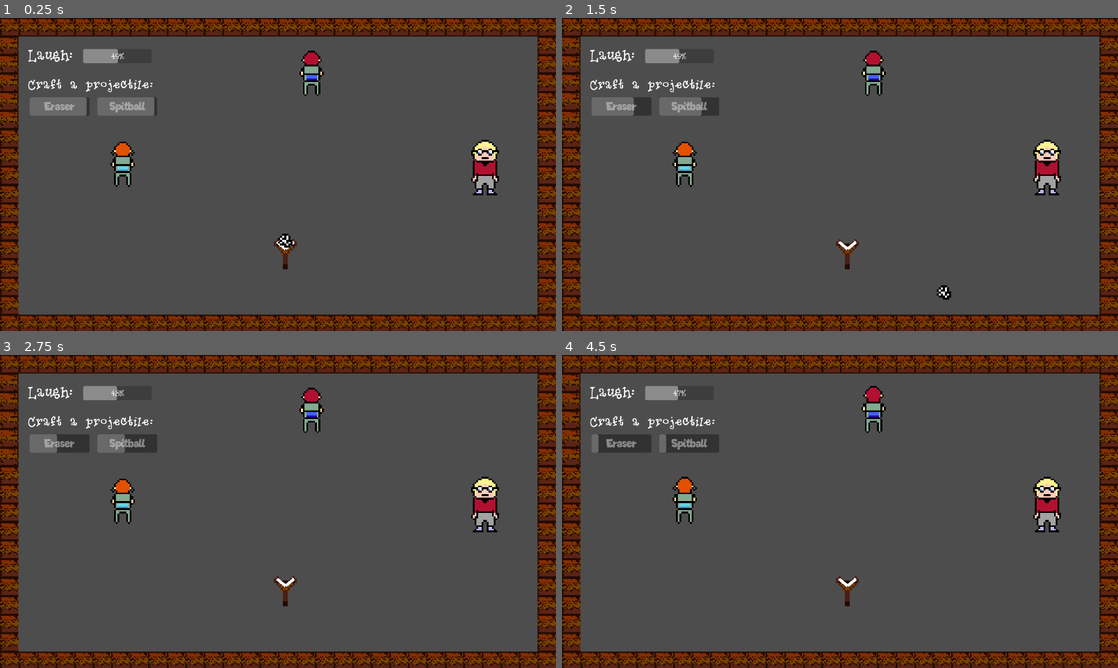
Above: before the commit, frames 1-4 (two rows, left to right).
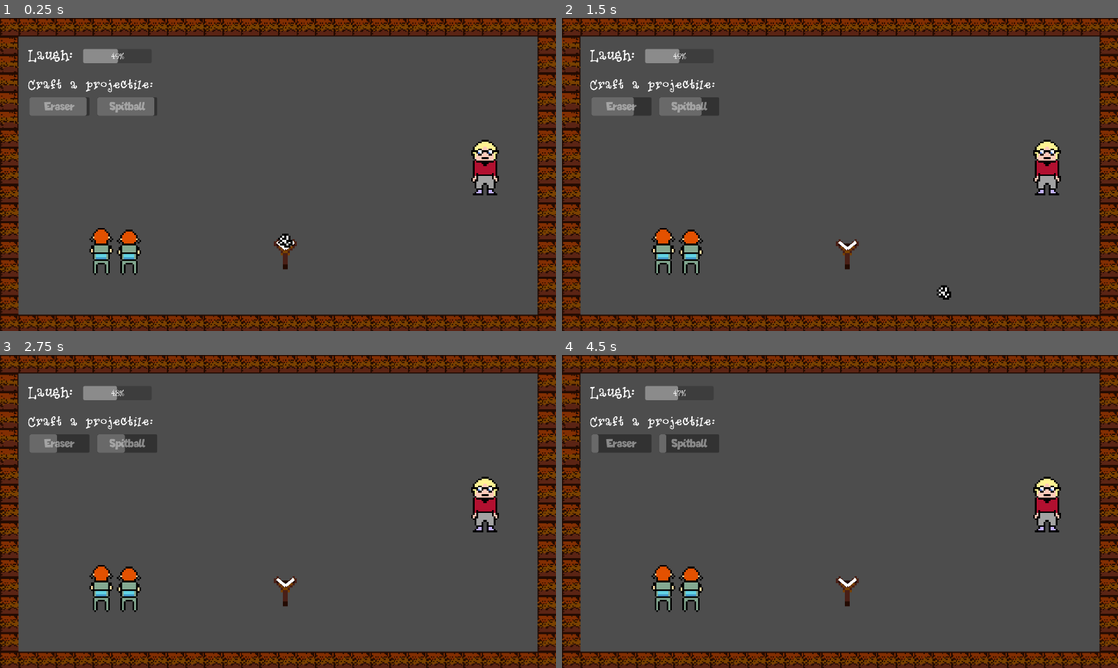
Above: after the commit, the same moments.

Repository: krisp3t/ggj2024
Game: Godot game, scene res://scenes/Level.tscn
Two runs of this game, one before a commit and one after it. Both use one fixed random seed, a clock stepped at 60 frames per second and the inputs below.
Inputs (mouse positions are in pixels of both pictures, inside the frame that each line leads up to):
- Up to frame 1 (0.25 s): no input
- Up to frame 2 (1.5 s): move the mouse to (845, 249) at 0.52 s; press the mouse at (845, 249) at 0.53 s; move the mouse to (728, 190) at 1.27 s; release the mouse at (728, 190) at 1.28 s; click (728, 190) at 1.35 s
- Up to frame 3 (2.75 s): move the mouse to (333, 442) at 2.02 s; press the mouse at (333, 442) at 2.03 s
- Up to frame 4 (4.5 s): move the mouse to (812, 574) at 2.77 s; release the mouse at (812, 574) at 2.78 s; click (812, 574) at 2.85 s; move the mouse to (1006, 558) at 3.52 s; press the mouse at (1006, 558) at 3.53 s; move the mouse to (673, 464) at 4.27 s; release the mouse at (673, 464) at 4.28 s; click (673, 464) at 4.35 s

The runs differ from the first frame. In frame 1, 1.6% of the frame differs, in the area x 16-59%, y 10-83%; in frame 2, 1.6%; in frame 3, 1.6%; in frame 4, 1.7%, in the area x 16-59%, y 9-83%.

Commit message:
Revert "Bla"
This reverts commit 67ed4750b0a806f9f0a2deb4cc33049f9e6d9558.

Diff:
--- a/scenes/Enemy.gd
+++ b/scenes/Enemy.gd
@@ -3,9 +3,8 @@
 
 func _ready():
 	set_freeze_enabled(true);
-
+	$AnimatedSprite2D.play();
 	$AnimatedSprite2D.sprite_frames = sprite;
-	$AnimatedSprite2D.play();
 
 func _process(delta):
 	pass
--- a/scenes/Level.tscn
+++ b/scenes/Level.tscn
@@ -8,10 +8,9 @@
 [ext_resource type="PackedScene" uid="uid://bmuedem6qyet0" path="res://scenes/Slingshot.tscn" id="3_pd07g"]
 [ext_resource type="PackedScene" uid="uid://va0w2xx6kel4" path="res://scenes/Projectile.tscn" id="4_w86ld"]
 [ext_resource type="PackedScene" uid="uid://cim0uqp76txk8" path="res://scenes/Player.tscn" id="5_yj8tj"]
-[ext_resource type="PackedScene" path="res://scenes/Enemy.tscn" id="6_f3kji"]
+[ext_resource type="PackedScene" uid="uid://c4kpq2pm26shs" path="res://scenes/Enemy.tscn" id="6_f3kji"]
 [ext_resource type="PackedScene" uid="uid://tj3mfref5dug" path="res://scenes/Teacher.tscn" id="7_ymp6v"]
 [ext_resource type="Texture2D" uid="uid://byf6x4631f3jm" path="res://assets/sprites/png/classmate1.png" id="11_rfmqk"]
-[ext_resource type="Texture2D" uid="uid://dk64633ryne35" path="res://assets/sprites/png/classmate2.png" id="11_sckh7"]
 
 [sub_resource type="TileSetAtlasSource" id="TileSetAtlasSource_acx0k"]
 texture = ExtResource("2_s7acd")
@@ -34,44 +33,11 @@
 physics_layer_0/collision_layer = 1
 sources/0 = SubResource("TileSetAtlasSource_acx0k")
 
-[sub_resource type="AtlasTexture" id="AtlasTexture_xdb2j"]
-atlas = ExtResource("11_sckh7")
-region = Rect2(0, 0, 16, 32)
-
-[sub_resource type="AtlasTexture" id="AtlasTexture_44ro7"]
-atlas = ExtResource("11_sckh7")
-region = Rect2(16, 0, 16, 32)
-
-[sub_resource type="SpriteFrames" id="SpriteFrames_fmlb5"]
+[sub_resource type="SpriteFrames" id="SpriteFrames_5i31k"]
 animations = [{
 "frames": [{
 "duration": 1.0,
-"texture": SubResource("AtlasTexture_xdb2j")
-}, {
-"duration": 1.0,
-"texture": SubResource("AtlasTexture_44ro7")
-}],
-"loop": true,
-"name": &"default",
-"speed": 5.0
-}]
-
-[sub_resource type="AtlasTexture" id="AtlasTexture_8o152"]
-atlas = ExtResource("11_rfmqk")
-region = Rect2(0, 0, 16, 32)
-
-[sub_resource type="AtlasTexture" id="AtlasTexture_0p8lt"]
-atlas = ExtResource("11_rfmqk")
-region = Rect2(16, 0, 16, 32)
-
-[sub_resource type="SpriteFrames" id="SpriteFrames_elm0d"]
-animations = [{
-"frames": [{
-"duration": 1.0,
-"texture": SubResource("AtlasTexture_8o152")
-}, {
-"duration": 1.0,
-"texture": SubResource("AtlasTexture_0p8lt")
+"texture": ExtResource("11_rfmqk")
 }],
 "loop": true,
 "name": &"default",
@@ -215,12 +181,11 @@
 position = Vector2(985, 929)
 
 [node name="Enemy" parent="Classroom" instance=ExtResource("6_f3kji")]
-position = Vector2(1076, 203)
-sprite = SubResource("SpriteFrames_fmlb5")
+position = Vector2(985, 194)
 
 [node name="Enemy2" parent="Classroom" instance=ExtResource("6_f3kji")]
-position = Vector2(424, 517)
-sprite = SubResource("SpriteFrames_elm0d")
+position = Vector2(398, 820)
+sprite = SubResource("SpriteFrames_5i31k")
 
 [node name="GroundArea" type="Area2D" parent="Classroom"]
 monitorable = false
Not shown: 1 places in scenes/Level.tscn that only renumber resources
